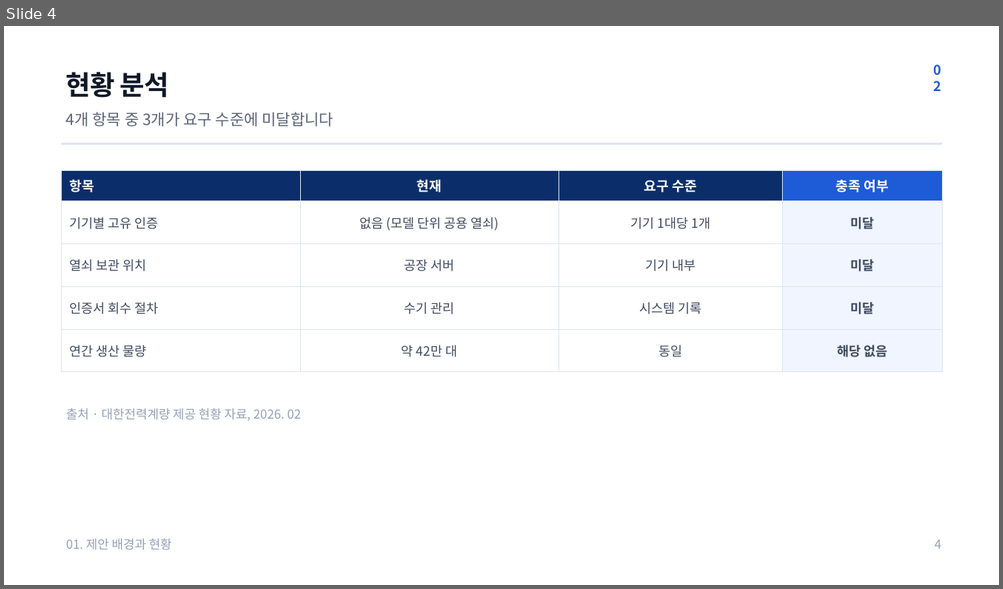
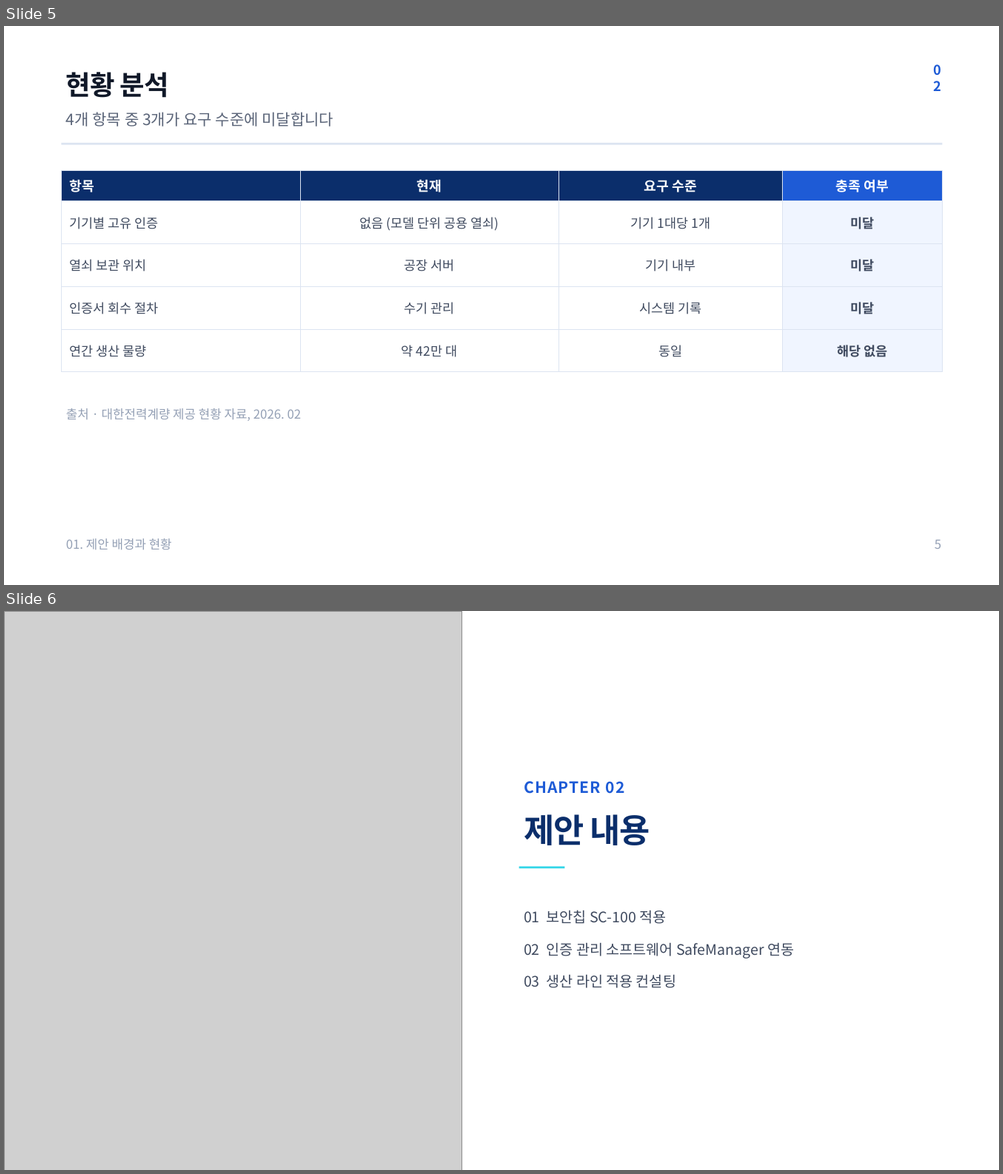
Before and after one commit to team-datapopcorn/datapopcorn-datahub, a slide deck: public-dataset/ppt/example_proposal_deck.pptx. Shown one above the other, each under a label of ours: slide 4 before the commit, slides 5 and 6 after it. The pictures are 1003x589 and 1003x1174 pixels, drawn with LibreOffice and Linux fonts; fonts in the diff are those of the drawing; grey boxes stand for pictures. Boxes give left, top, right and bottom in pixels: in the first picture for what was removed or moved away, otherwise in the second. Text is boxed around its words. In the diff, an @@ line names an element or a change of style, - is before the commit and + after.

```diff
--- a/public-dataset/ppt/example_proposal_deck.pptx
+++ b/public-dataset/ppt/example_proposal_deck.pptx
@@ slide 6 added at bbox=[4, 611, 999, 1170], background #FFFFFF @@
@@ picture added at bbox=[4, 611, 461, 1170] @@
@@ text added at bbox=[523, 781, 625, 794], 22.5 pt, text #1E5BD6, bold @@
+CHAPTER 02
@@ text added at bbox=[523, 815, 649, 846], 48 pt, text #0B2E6B, bold @@
+제안 내용
@@ rectangle added at bbox=[519, 866, 564, 869], fill #35D6E8 @@
@@ text added at bbox=[523, 910, 794, 988], 21 pt, text #3F4A5F @@
+01 보안칩 SC-100 적용
+02 인증 관리 소프트웨어 SafeManager 연동
+03 생산 라인 적용 컨설팅
@@ what was slide 4 is now slide 5 @@
@@ slide 5 changed as well @@
@@ text at bbox=[934, 540, 941, 549]: text changed @@
-4
+5
```
Also in this commit, not shown: 10 other slides changed, 5 other slides added, 4 other files.
